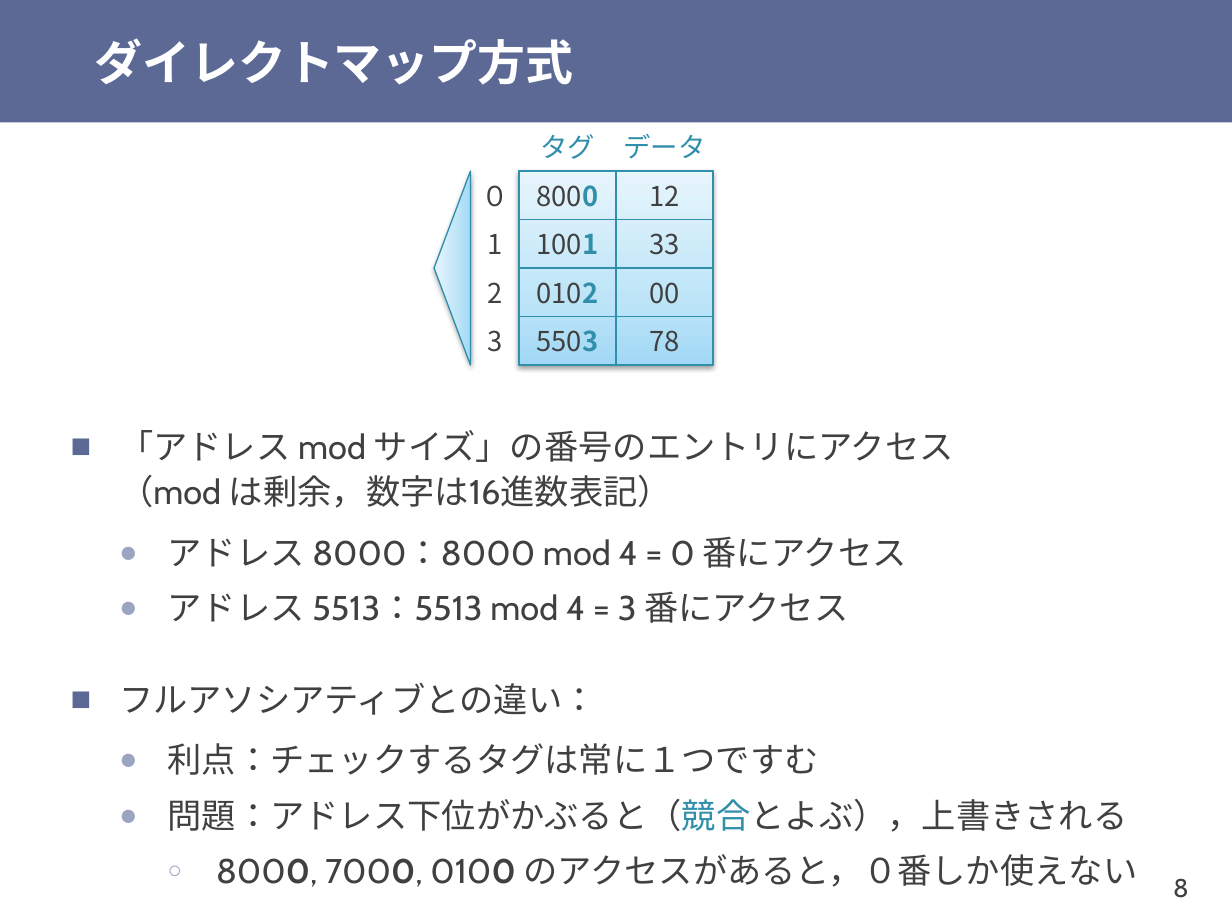
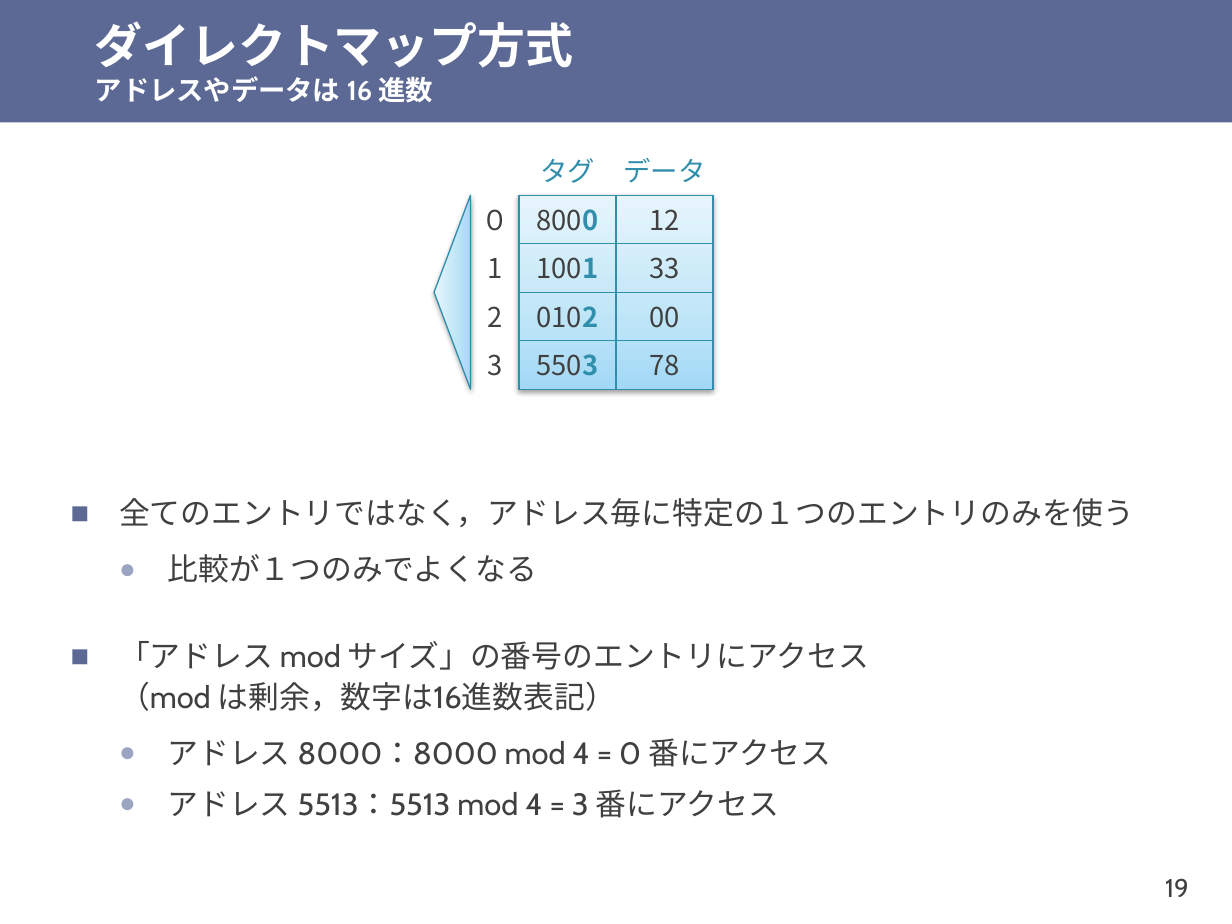
Before and after one commit to shioyadan/otya-computer-architecture-i, a slide deck: slide 19 of cai-shioya-10.pptx (slide 8 before the commit). Drawn at 1232x924 pixels with LibreOffice and Linux fonts; fonts in the diff are those of the drawing. Boxes give left, top, right and bottom in pixels: in the first picture for what was removed or moved away, otherwise in the second. Text is boxed around its words. In the diff, an @@ line names an element or a change of style, - is before the commit and + after.

```diff
--- a/cai-shioya-10.pptx
+++ b/cai-shioya-10.pptx
@@ title at (x1=95, y1=21, x2=573, y2=103): text changed; size 28 to 16 pt @@
-ダイレクトマップ方式
+ダイレクトマップ方式
+アドレスやデータは 16 進数
@@ 9 rectangles, 6 texts, 1 triangle moved together from (x1=433, y1=134, x2=713, y2=365) to (x1=433, y1=158, x2=713, y2=389) @@
@@ text at (x1=119, y1=498, x2=1134, y2=583): paragraphs added @@
+■ 全てのエントリではなく，アドレス毎に特定の１つのエントリのみを使う
+  ● 比較が１つのみでよくなる
@@ text at (x1=119, y1=641, x2=869, y2=818): size 20 to 18 pt in "「アドレス mod サイズ」の番号のエントリにアクセス （mod は剰余，数字は16進数表記）", "アドレス 8000：8000 mod 4 = 0 番にアクセス", "アドレス 5513：5513 mod 4 = 3 番にアクセス" @@
@@ text at (x1=119, y1=683, x2=1137, y2=887): paragraphs removed @@
-■ フルアソシアティブとの違い：
-  ● 利点：チェックするタグは常に１つですむ
-  ● 問題：アドレス下位がかぶると（競合とよぶ），上書きされる
-    ○ 8000, 7000, 0100 のアクセスがあると，０番しか使えない
@@ page number at (x1=1165, y1=878, x2=1189, y2=897): text changed @@
-8
+19
```
Also in this commit, not shown: 16 other slides changed, 52 slides added, 3 other files.
